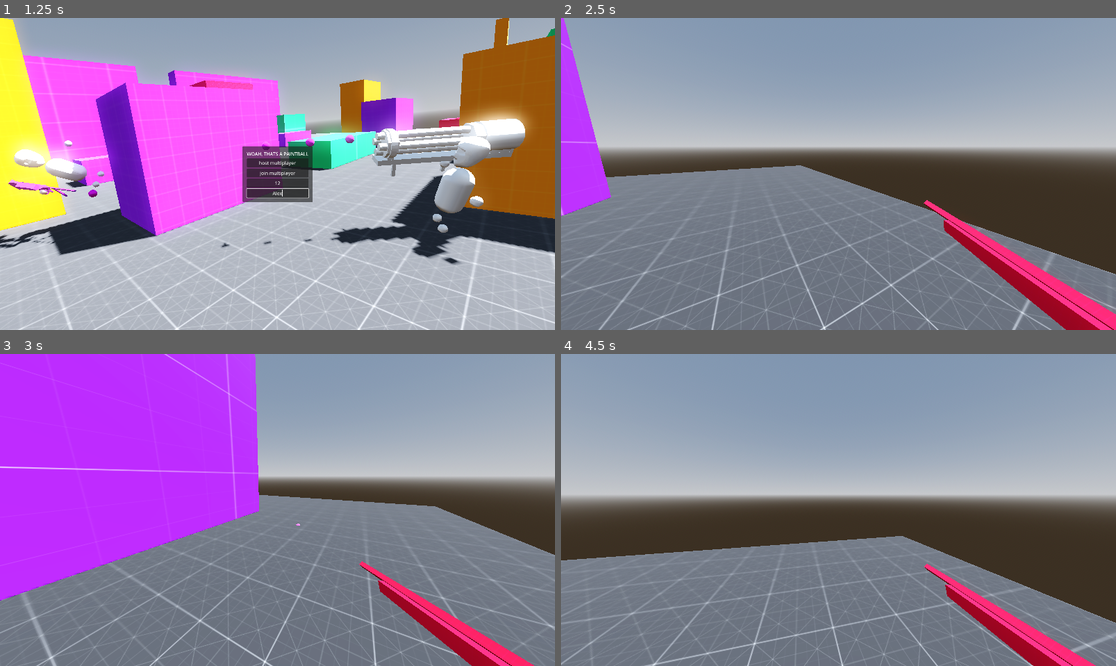
Above: before the commit, frames 1-4 (two rows, left to right).
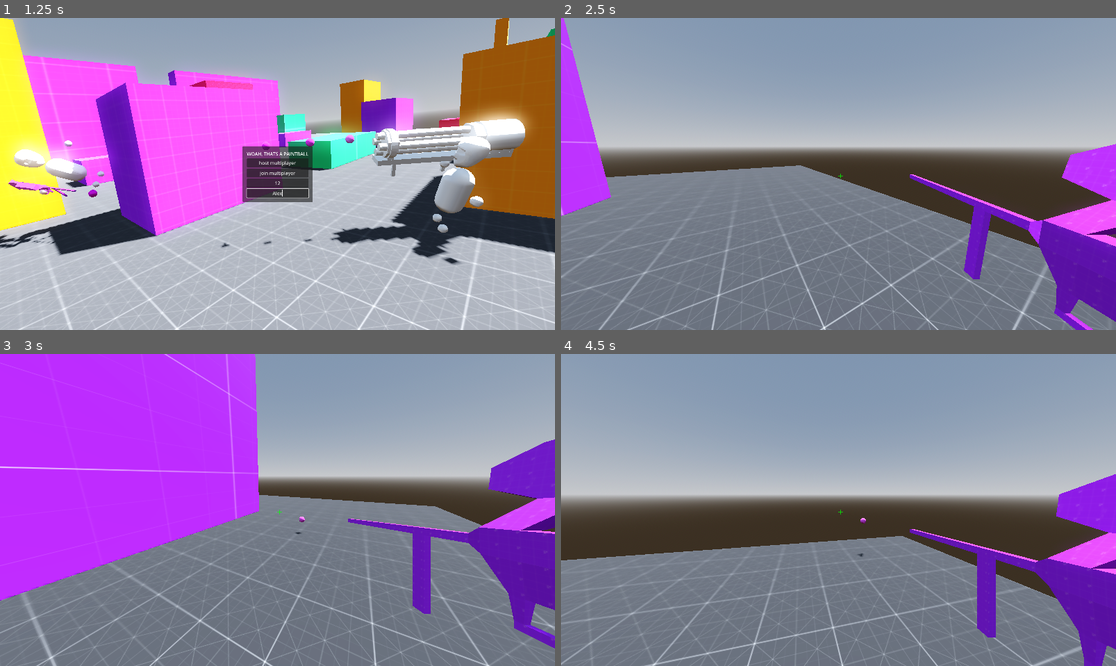
Above: after the commit, the same moments.

Repository: Monkeytonk115/godot-paintball
Game: Godot game, scene res://scenes/main.tscn
Same seed, same stepped clock (60 frames per second), same inputs: the game is played once before the commit and once after it.
Inputs (mouse positions are in pixels of both pictures, inside the frame that each line leads up to):
- Up to frame 1 (1.25 s): click (277, 183) at 0.52 s; type "12" at 0.6 s; click (277, 192) at 0.75 s; type "Alex" at 0.83 s
- Up to frame 2 (2.5 s): click "host multiplayer" at 1.25 s; tap Enter at 2 s; move the mouse to (866, 174) at 2.02 s; press the mouse at (866, 174) at 2.03 s; hold W (forward) from 2.03 s (still down); tap Space (jump) at 2.27 s
- Up to frame 3 (3 s): keep holding W (forward); move the mouse to (249, 510) at 2.77 s; release the mouse at (249, 510) at 2.78 s; click (249, 510) at 2.85 s
- Up to frame 4 (4.5 s): keep holding W (forward); tap Space (jump) at 3.02 s; move the mouse to (849, 503) at 3.52 s; hold Tab (scoreboard) 3.53-4.28 s; click (849, 503) at 3.8 s; move the mouse to (832, 516) at 4.27 s; click (832, 516) at 4.35 s

Frame 1 is identical in both runs. In frame 2, 9.1% of the frame differs, in the area x 49-100%, y 40-100%; in frame 3, 9.3%, in the area x 49-100%, y 27-100%; in frame 4, 8.5%.

Commit message:
crosshair and z intercept
z_intercept is relative to the gun currently
don't know how to properly reference parents in code

Diff:
--- a/scenes/main.gd
+++ b/scenes/main.gd
@@ -66,11 +66,12 @@
 
 	await get_tree().create_timer(1.0).timeout
 	new_player.equip.rpc([
-		"res://scenes/weapons/minigun.tscn",
 		"res://scenes/weapons/paintgun.tscn",
-		"res://scenes/weapons/sniper.tscn"].pick_random())
+		"res://scenes/weapons/paintgun.tscn",
+		"res://scenes/weapons/paintgun.tscn"].pick_random())
 	new_player.respawn.rpc(spawnPoint)
 
+	#^^^^^^^^ CHANGE THIS BACK TO ALL THREE WEAPONS
 
 func remove_player(peer_id):
 	PlayerData.player_disconnect.rpc(peer_id)
--- a/scenes/player.tscn
+++ b/scenes/player.tscn
@@ -1,6 +1,7 @@
-[gd_scene load_steps=8 format=3 uid="uid://c506d8u0j15j2"]
+[gd_scene load_steps=9 format=3 uid="uid://c506d8u0j15j2"]
 
 [ext_resource type="Script" path="res://scenes/player.gd" id="1_dno3v"]
+[ext_resource type="Texture2D" uid="uid://b6flhxdtvuoq4" path="res://art/hud/crosshair.png" id="2_nttgy"]
 [ext_resource type="PackedScene" uid="uid://0r2hqrc77w5h" path="res://scenes/humanoid.tscn" id="2_xk7k8"]
 
 [sub_resource type="CylinderShape3D" id="CylinderShape3D_l300u"]
@@ -46,6 +47,13 @@
 transform = Transform3D(1, 0, 0, 0, 1, 0, 0, 0, 1, 0, 1.98221, 0)
 fov = 90.0
 
+[node name="TextureRect" type="TextureRect" parent="Camera3D"]
+offset_left = 960.0
+offset_top = 540.0
+offset_right = 976.0
+offset_bottom = 556.0
+texture = ExtResource("2_nttgy")
+
 [node name="humanoid" parent="." instance=ExtResource("2_xk7k8")]
 
 [node name="Label3D" type="Label3D" parent="."]
--- a/scenes/weapons/paintgun.gd
+++ b/scenes/weapons/paintgun.gd
@@ -3,6 +3,7 @@
 # Fire rate of 3 rounds per second
 const fire_delay = 1.0 / 4
 const automatic = false
+
 
 var _next_fire_time
 var ply_id
@@ -18,8 +19,9 @@
 		# Can't fire right now, need to wait
 		return
 
-	# shoot effects
-	# shoot bullet
+
+	$attachment_muzzle.look_at($z_intercept.global_position)
+
 	get_node("/root/Main/").shoot_bullet_client.rpc($attachment_muzzle.global_transform, -$attachment_muzzle.global_transform.basis.z * 35, ply_id)
 	fireSound.rpc()
 	_next_fire_time = Time.get_ticks_msec() + (fire_delay * 1000)
--- a/scenes/weapons/paintgun.tscn
+++ b/scenes/weapons/paintgun.tscn
@@ -22,5 +22,8 @@
 [node name="attachment_muzzle" type="Marker3D" parent="." index="2"]
 transform = Transform3D(1, 0, 0, 0, 1, 0, 0, 0, 1, -0.0227967, 0.0021358, -0.711715)
 
-[node name="AudioStreamPlayer3D" type="AudioStreamPlayer3D" parent="." index="3"]
+[node name="z_intercept" type="Marker3D" parent="." index="3"]
+transform = Transform3D(1, 0, 0, 0, 1, 0, 0, 0, 1, 0, 0, -10)
+
+[node name="AudioStreamPlayer3D" type="AudioStreamPlayer3D" parent="." index="4"]
 stream = ExtResource("4_0a471")
Binary file added: art/hud/crosshair.png
Not shown, added: art/hud/crosshair.png.import
